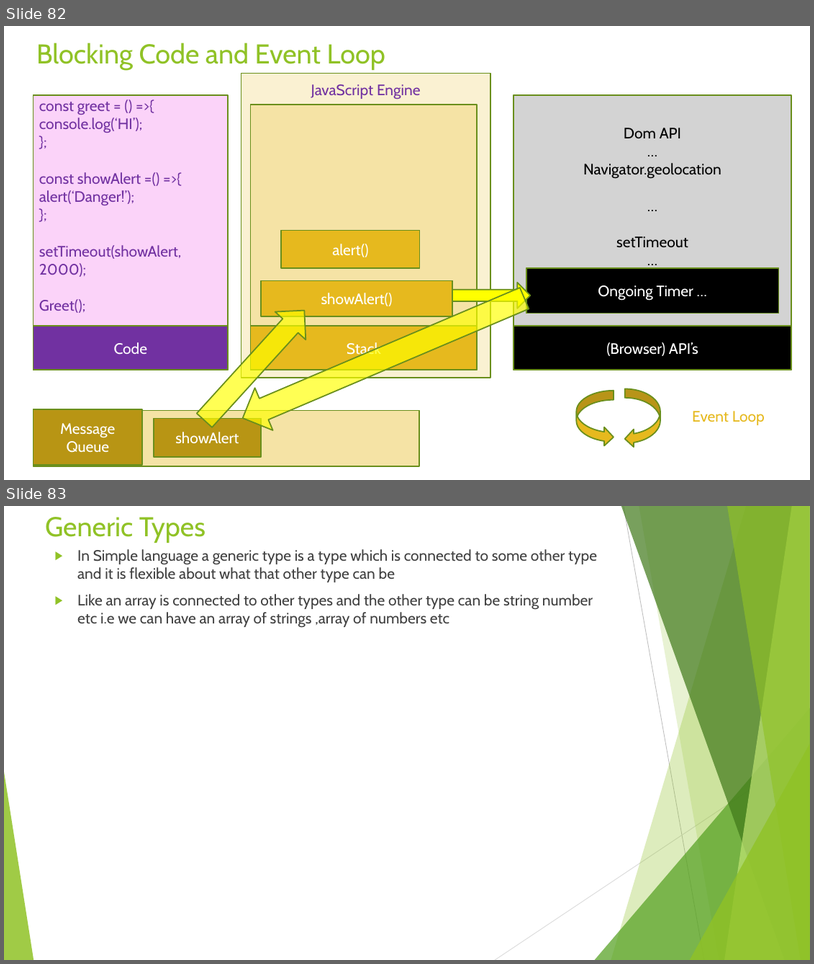
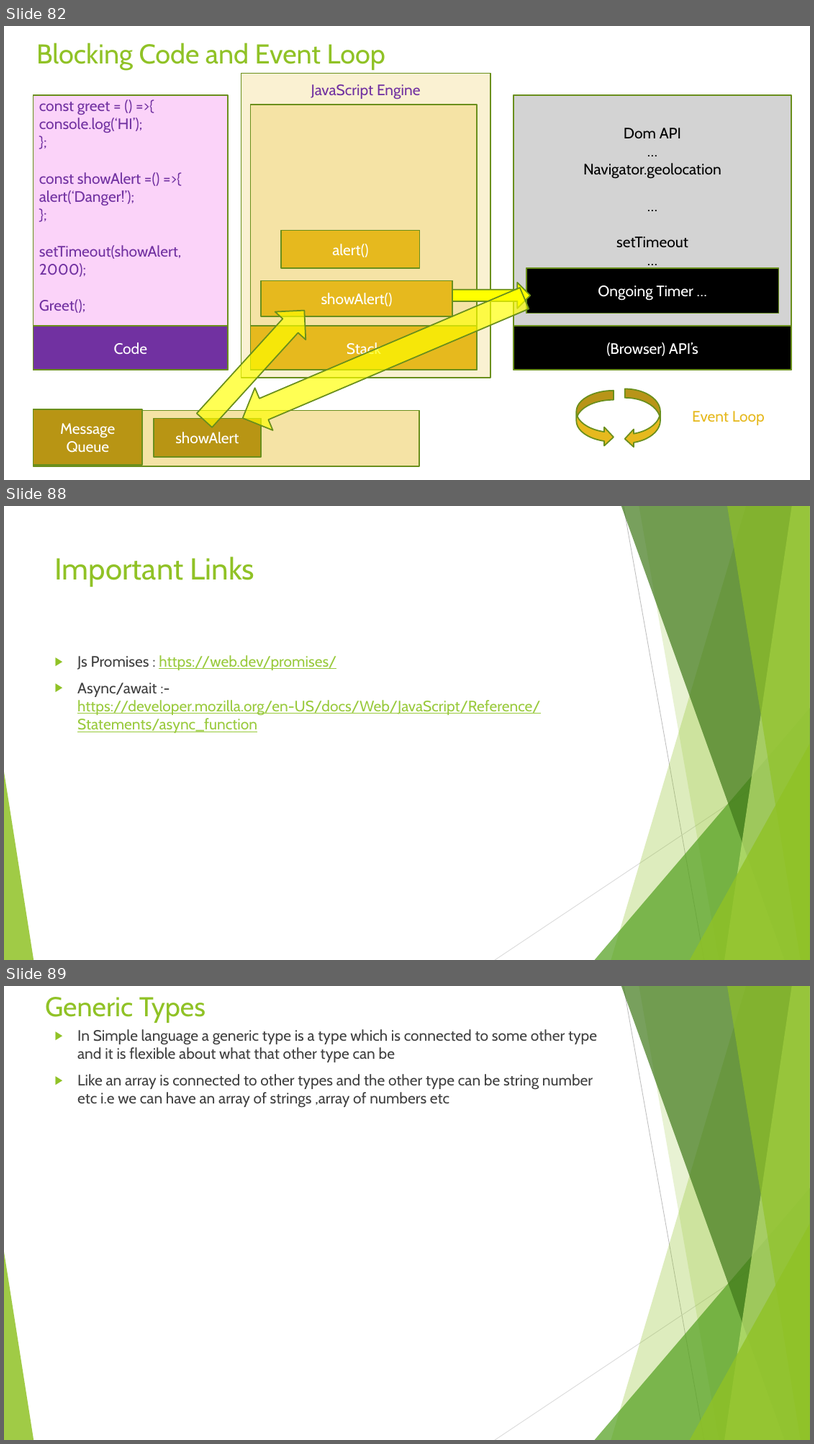
Before and after one commit to rudhrainfogain/TypeScript, a slide deck: PPT/TypeScriptv7.pptx. Shown one above the other, each under a label of ours: slides 82 and 83 before the commit, slides 82, 88 and 89 after it; the slides between them are not shown. The pictures are 814x964 and 814x1444 pixels, drawn with LibreOffice and Linux fonts; fonts in the diff are those of the drawing. Boxes give left, top, right and bottom in pixels: in the first picture for what was removed or moved away, otherwise in the second. Text is boxed around its words. In the diff, an @@ line names an element or a change of style, - is before the commit and + after.

```diff
--- a/PPT/TypeScriptv7.pptx
+++ b/PPT/TypeScriptv7.pptx
@@ slide 88 added at (x1=4, y1=506, x2=810, y2=960), background #FFFFFF; not listed: 10 template elements that a slide beside it also shows @@
@@ title added at (x1=55, y1=556, x2=255, y2=587), 36 pt, text #90C226 @@
+Important Links
@@ text added at (x1=77, y1=655, x2=541, y2=733), 18 pt, text #99CA3C, underline @@
+▶ Js Promises : https://web.dev/promises/
+▶ Async/await :- https://developer.mozilla.org/en-US/docs/Web/JavaScript/Reference/Statements/async_function
@@ what was slide 83 is now slide 89 @@
```
Also in this commit, not shown: 5 other slides added, 3 other files.
